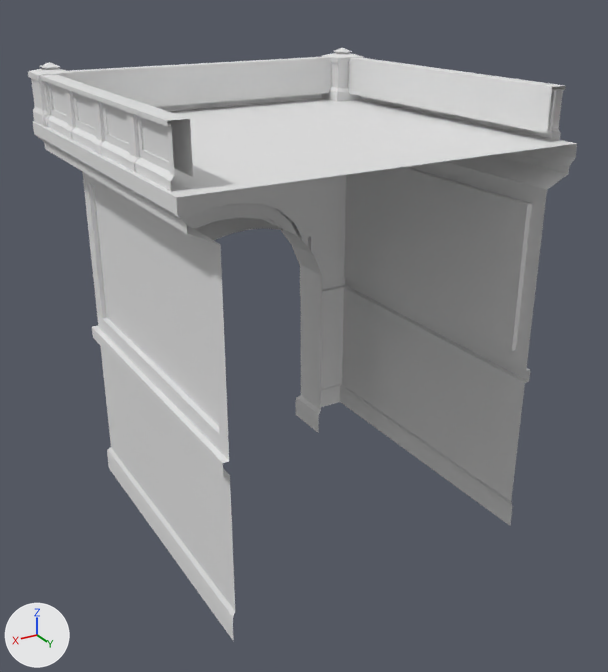
The FBX model Underdog 2/Assets/Environment/Colosseum/Arena Pieces/Colosseum_MainGate.fbx as it was, and as the next commit left it.
One viewpoint serves both versions: a 50 mm lens placed at (10.12, 20.07, 13.39), pointed at (-0.01, 3.18, 4.95). Arrows for +X, +Y and +Z are at lower left; the lights stay in place.

Objects in the first picture: 'ColosseumMainGate'.
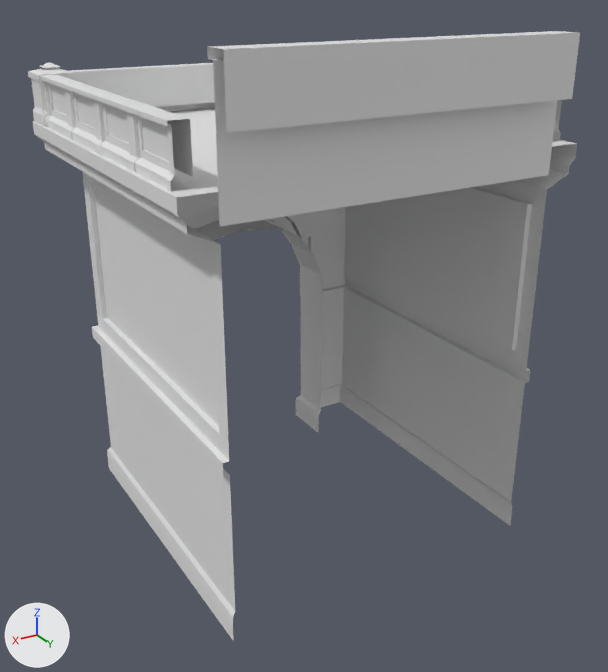
The newer file is also turned or shifted as a whole; pictures and numbers use the older file's frame.

Changed parts and their boxes [x1, y1, x2, y2] in the pictures (608 x 672 px):
'Colosseum_MainGateBack', added: after [207, 31, 580, 227]

The change in detail:
Mesh me_cube_008 is new.
It has 28 vertices, 18 faces and spans x -4.0..4.0, y 6.8..7.4, z 9.32..12.3.
Object 'Colosseum_MainGateBack' (ob_colosseum_maingateback) is new; it shows me_cube_008.
Its location is (0.0, 0.0, 0.0).
